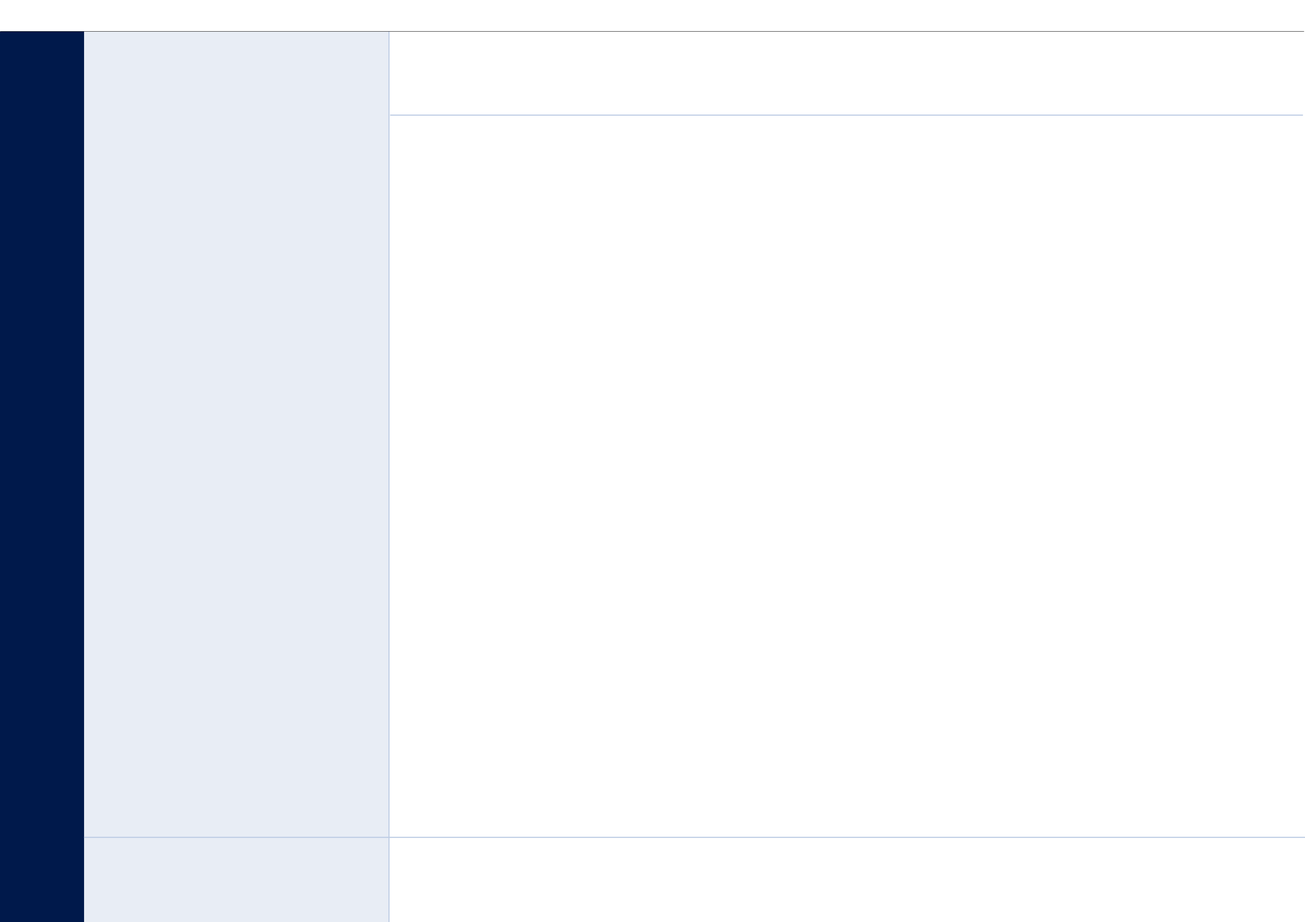
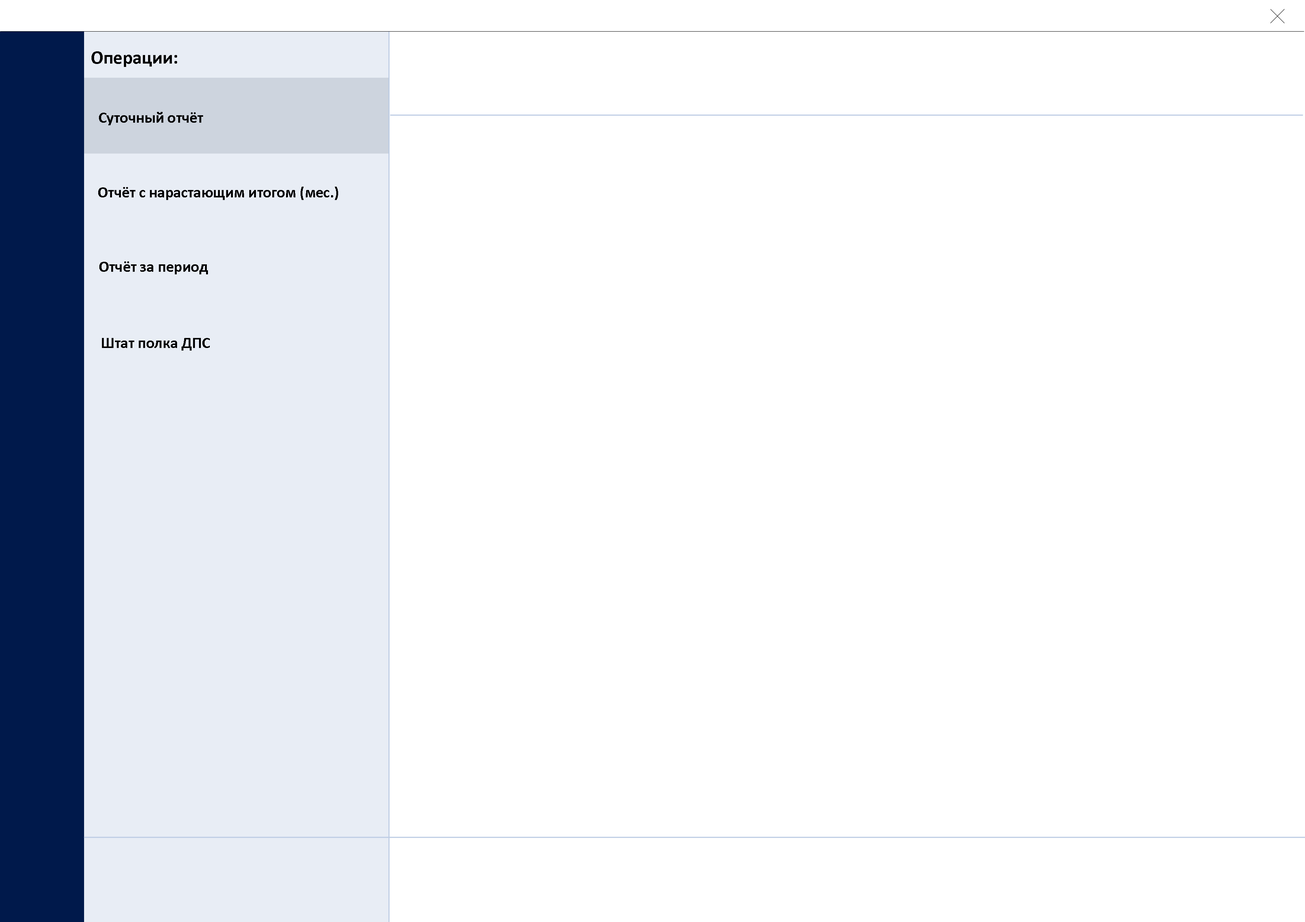
Revision of a layered w=1305, h=922 image; what changed, layer by layer:
added layer "Операции:" above "Суточный отчёт" over [91, 51, 178, 67]
added layer "Суточный отчёт" above "Операция №1" over [98, 111, 204, 126]
added layer "Операция №1" above "Отчёт с нарастающим итогом (мес.)" over [84, 77, 389, 154]
added layer "Отчёт с нарастающим итогом (мес.)" above "Операция №2" over [98, 186, 339, 201]
added layer "Отчёт за период" above "Закрыть" over [99, 261, 208, 275]
added layer "Закрыть" above "Операция №3" over [1270, 8, 1285, 24]
added layer "Штат полка ДПС" above "Операция №4" over [101, 338, 210, 351]
